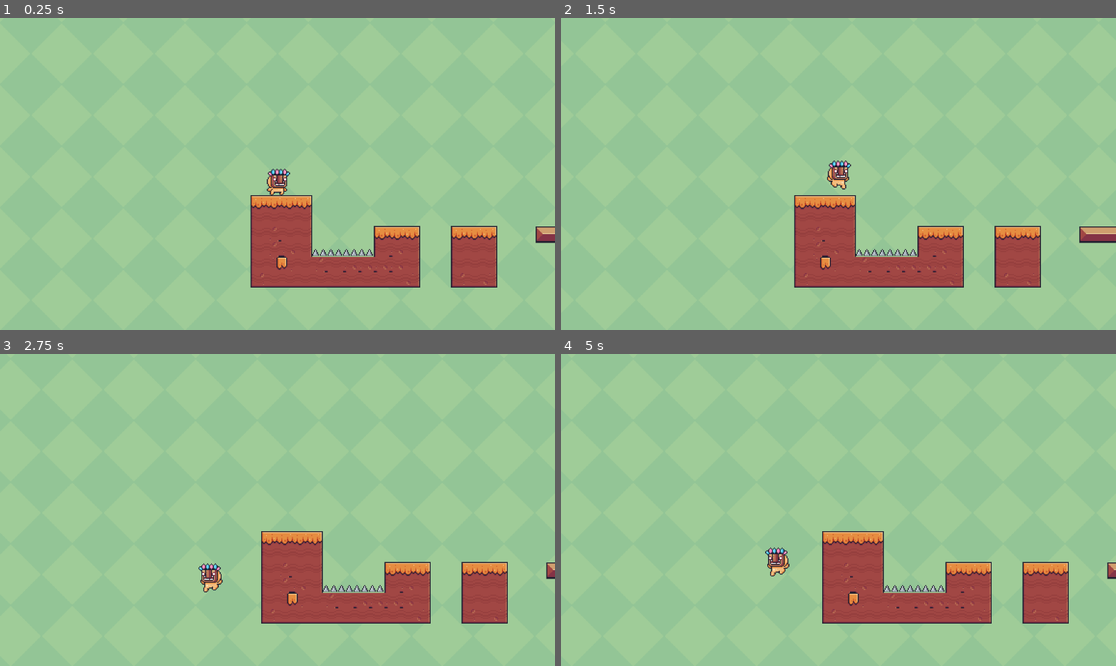
Above: before the commit, frames 1-4 (two rows, left to right).
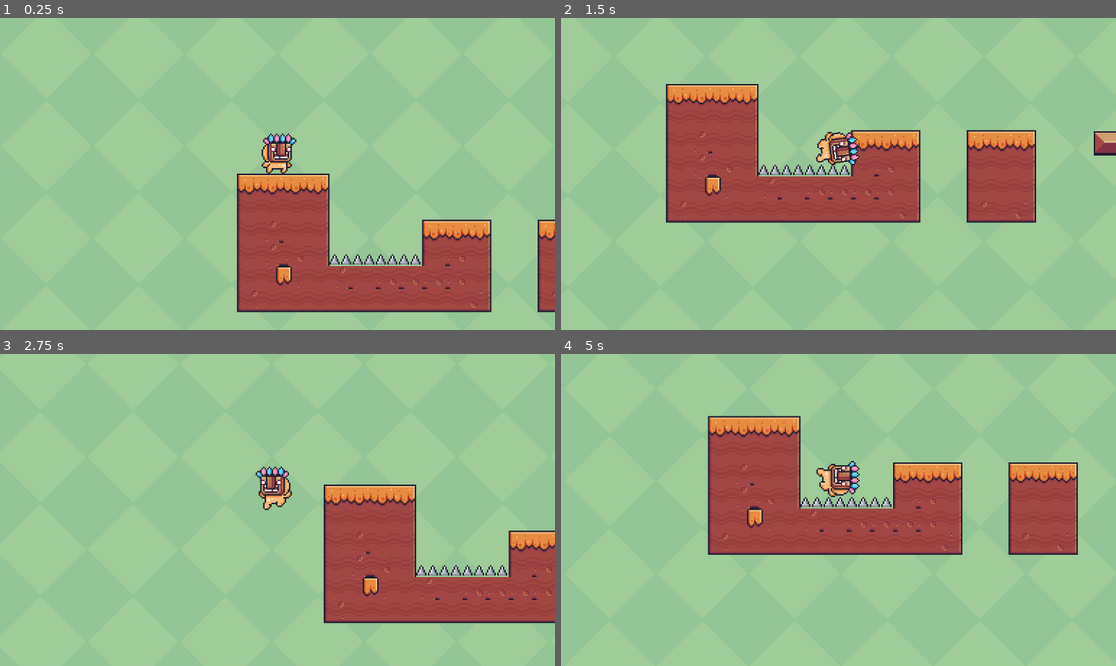
Above: after the commit, the same moments.

Repository: Alex-Stoilov-Dev/Plovdiv-Game-Jam-2026
Game: Godot game, scene res://scenes/level_1.tscn
Same seed, same stepped clock (60 frames per second), same inputs: the game is played once before the commit and once after it.
Inputs (mouse positions are in pixels of both pictures, inside the frame that each line leads up to):
- Up to frame 1 (0.25 s): no input
- Up to frame 2 (1.5 s): tap Enter (ui_accept) at 0.5, 1.35 s; move the mouse to (960, 158) at 0.52 s; hold Enter (ui_accept) 0.53-1.28 s; hold D (ui_right) from 0.53 s (still down); tap Shift (dash) at 0.6 s; click (960, 158) at 0.67 s; move the mouse to (727, 189) at 1.27 s; click (727, 189) at 1.42 s
- Up to frame 3 (2.75 s): tap Enter (ui_accept) at 1.52, 1.82 s; tap Shift (dash) at 1.55, 2.1 s; move the mouse to (333, 441) at 2.02 s; release D (ui_right) at 2.03 s; hold A (ui_left) from 2.03 s (still down); hold Enter (ui_accept) from 2.03 s (still down); click (333, 441) at 2.17 s
- Up to frame 4 (5 s): move the mouse to (810, 572) at 2.77 s; release A (ui_left) at 2.78 s; release Enter (ui_accept) at 2.78 s; hold D (ui_right) 2.78-4.28 s; tap Shift (dash) at 2.85, 4.35 s; click (810, 572) at 2.92 s; tap Enter (ui_accept) at 3.02, 3.32, 4.52, 4.82 s; move the mouse to (1005, 556) at 3.52 s; hold Enter (ui_accept) 3.53-4.28 s; click (1005, 556) at 3.67 s; tap Escape (ui_cancel) at 4.15 s; move the mouse to (672, 463) at 4.27 s; hold A (ui_left) from 4.28 s (still down); click (672, 463) at 4.42 s

The runs differ from the first frame. In frame 1, 12% of the frame differs, in the area x 42-100%, y 36-95%; in frame 2, 26%, in the area x 18-100%, y 21-87%; in frame 3, 14%; in frame 4, 25%.

Commit message:
Final version

Diff:
--- a/scenes/character_body_2d.gd
+++ b/scenes/character_body_2d.gd
@@ -1,5 +1,7 @@
 extends CharacterBody2D
 
-var animated_sprited = $AnimatedSprite2D
+@onready var animated_sprite = $AnimatedSprite2D
 
-animated_sprite.
+func _process(delta):
+
+	pass
--- a/scenes/level_1.tscn
+++ b/scenes/level_1.tscn
@@ -331,16 +331,6 @@
 z_index = 5
 position = Vector2(-4, -16)
 
-[node name="Camera2D" type="Camera2D" parent="Player" unique_id=101693349]
-position = Vector2(0, -2)
-scale = Vector2(0.16312145, 0.42167255)
-zoom = Vector2(2, 2)
-limit_left = -303
-limit_top = -1000
-limit_right = 3165
-limit_bottom = 140
-limit_smoothed = true
-
 [node name="TileMap" type="TileMap" parent="." unique_id=1321136188]
 tile_set = SubResource("TileSet_pa8r4")
 format = 2
@@ -564,3 +554,7 @@
 stream = ExtResource("7_go7sj")
 volume_db = -7.0
 autoplay = true
+
+[node name="FallZone" type="Area2D" parent="." unique_id=1537519792]
+
+[node name="CollisionShape2D" type="CollisionShape2D" parent="FallZone" unique_id=326743522]
--- a/scenes/level_2.tscn
+++ b/scenes/level_2.tscn
@@ -386,16 +386,6 @@
 [node name="Player" parent="." unique_id=625552781 instance=ExtResource("2_eqxsl")]
 position = Vector2(-1042, 142)
 
-[node name="Camera2D" type="Camera2D" parent="Player" unique_id=1772139965]
-position = Vector2(0, -2)
-scale = Vector2(0.16312145, 0.42167255)
-zoom = Vector2(2, 2)
-limit_left = -1105
-limit_top = -870
-limit_right = 2363
-limit_bottom = 270
-limit_smoothed = true
-
 [node name="platform_metal" parent="." unique_id=335329948 instance=ExtResource("7_gw3os")]
 position = Vector2(554, -65)
 
--- /dev/null
+++ b/scenes/level_3.gd
@@ -0,0 +1,15 @@
+extends Node2D
+
+@onready var character = %AnimatedSprite2D
+
+func _physics_process(_delta: float) -> void:
+	# Проверяваме дали човечето съществува
+	if character:
+		character.flip_h = true
+		character.play("idel")
+		character.z_index = 10
+		character.global_position = Vector2(1485, 505)
+
+	# Излизане от играта с ESC
+	if Input.is_action_just_pressed("ui_cancel"):
+		get_tree().quit()
--- a/scenes/level_3.tscn
+++ b/scenes/level_3.tscn
@@ -1,23 +1,9 @@
 [gd_scene format=3 uid="uid://d2a8pns8c57ba"]
 
+[ext_resource type="Script" uid="uid://c3benu22vxp7b" path="res://scenes/level_3.gd" id="1_1pn4d"]
 [ext_resource type="Texture2D" uid="uid://b6r4kwg3rvl41" path="res://assets/Main Characters/Mask Dude/Idle (32x32).png" id="1_70nk6"]
 [ext_resource type="Texture2D" uid="uid://cwq1qe5ws80js" path="res://assets/Background/Pink.png" id="2_h23n6"]
 [ext_resource type="AudioStream" uid="uid://d3lel72qy7eyk" path="res://assets/Music/hope.ogg" id="3_uwxec"]
-
-[sub_resource type="GDScript" id="GDScript_tft0k"]
-script/source = "extends CharacterBody2D
-
-
-const SPEED = 300.0
-const JUMP_VELOCITY = -400.0
-
-@onready var animated_sprite = $AnimatedSprite2D
-
-func _physics_process(delta: float) -> void:
-
-	animated_sprite.flip_h = true;
-	animated_sprite.play(\"idel\")
-"
 
 [sub_resource type="AtlasTexture" id="AtlasTexture_70nk6"]
 atlas = ExtResource("1_70nk6")
@@ -104,11 +90,71 @@
 "speed": 14.0
 }]
 
+[sub_resource type="GDScript" id="GDScript_tft0k"]
+script/source = "extends Node2D  # Промени го от CharacterBody2D на Node2D
+
+@onready var character = %AnimatedSprite2D # Използвай уникалното име
+
+func _physics_process(_delta: float) -> void:
+	if character: # ТАЗИ ПРОВЕРКА СПИРА КРАША
+		character.flip_h = true
+		character.play(\"idel\")
+		character.z_index = 10
+		character.position = Vector2(1485, 505)
+
+	# Излизане от играта с ESC
+	if Input.is_action_just_pressed(\"ui_cancel\"):
+		get_tree().quit()
+"
+
 [node name="level_3" type="Node2D" unique_id=976684267]
+script = ExtResource("1_1pn4d")
 
-[node name="Label" type="Label" parent="." unique_id=1117553500]
-offset_right = 250.0
-offset_bottom = 283.0
+[node name="AnimatedSprite2D" type="AnimatedSprite2D" parent="." unique_id=2056102449]
+unique_name_in_owner = true
+top_level = true
+z_index = 10
+position = Vector2(598, 284)
+sprite_frames = SubResource("SpriteFrames_ax3dk")
+animation = &"idel"
+autoplay = "idel"
+frame_progress = 0.6306098
+
+[node name="CharacterBody2D" type="CharacterBody2D" parent="." unique_id=649281644]
+position = Vector2(601, 290)
+scale = Vector2(4, 4)
+script = SubResource("GDScript_tft0k")
+
+[node name="AudioStreamPlayer" type="AudioStreamPlayer" parent="." unique_id=433947729]
+stream = ExtResource("3_uwxec")
+volume_db = -7.0
+pitch_scale = 0.9
+autoplay = true
+
+[node name="CanvasLayer" type="CanvasLayer" parent="." unique_id=397613242]
+
+[node name="TextureRect" type="TextureRect" parent="CanvasLayer" unique_id=314120808]
+z_index = -4096
+anchors_preset = 15
+anchor_right = 1.0
+anchor_bottom = 1.0
+grow_horizontal = 2
+grow_vertical = 2
+texture = ExtResource("2_h23n6")
+stretch_mode = 1
+
+[node name="Label" type="Label" parent="CanvasLayer" unique_id=1117553500]
+anchors_preset = 8
+anchor_left = 0.5
+anchor_top = 0.5
+anchor_right = 0.5
+anchor_bottom = 0.5
+offset_left = -171.5
+offset_top = -185.5
+offset_right = 171.5
+offset_bottom = 185.5
+grow_horizontal = 2
+grow_vertical = 2
 theme_type_variation = &"GraphFrameTitleLabel"
 text = "Thank you for playing our game.
 
@@ -121,32 +167,3 @@
 - Denis Mehmed
 - Mariqn Gerchev
 "
-
-[node name="CharacterBody2D" type="CharacterBody2D" parent="." unique_id=649281644]
-position = Vector2(250, 115)
-script = SubResource("GDScript_tft0k")
-
-[node name="AnimatedSprite2D" type="AnimatedSprite2D" parent="CharacterBody2D" unique_id=2056102449]
-sprite_frames = SubResource("SpriteFrames_ax3dk")
-animation = &"idel"
-autoplay = "idel"
-frame_progress = 0.15688983
-
-[node name="Camera2D" type="Camera2D" parent="CharacterBody2D" unique_id=1626899066]
-scale = Vector2(1.0992805, 2.17119)
-zoom = Vector2(2, 2)
-
-[node name="TextureRect" type="TextureRect" parent="." unique_id=314120808]
-z_index = -4096
-offset_left = -1357.0
-offset_top = -1385.0
-offset_right = 2988.0
-offset_bottom = 845.0
-texture = ExtResource("2_h23n6")
-stretch_mode = 1
-
-[node name="AudioStreamPlayer" type="AudioStreamPlayer" parent="." unique_id=433947729]
-stream = ExtResource("3_uwxec")
-volume_db = -7.0
-pitch_scale = 0.9
-autoplay = true
--- a/scenes/orange_platform_down.tscn
+++ b/scenes/orange_platform_down.tscn
@@ -1,9 +1,9 @@
 [gd_scene format=3 uid="uid://dt84hjkyrj2yt"]
 
-[ext_resource type="Texture2D" uid="uid://v4ygrl5amul8" path="res://assets/Terrain/Terrain (16x16).png" id="1_s8xo1"]
+[ext_resource type="Texture2D" uid="uid://dr5je30k5om0t" path="res://assets/Terrain/Terrain (16x16).png" id="1_s8xo1"]
 
 [sub_resource type="RectangleShape2D" id="RectangleShape2D_ltfuc"]
-size = Vector2(22, 48)
+size = Vector2(17, 47)
 
 [node name="Orange_Platform_down" type="AnimatableBody2D" unique_id=1294407174]
 
@@ -13,6 +13,5 @@
 region_rect = Rect2(239, 0, 18, 49)
 
 [node name="CollisionShape2D" type="CollisionShape2D" parent="." unique_id=1440766059]
-position = Vector2(-1, 0)
+position = Vector2(-0.5, -0.5)
 shape = SubResource("RectangleShape2D_ltfuc")
-one_way_collision = true
--- a/scenes/player.tscn
+++ b/scenes/player.tscn
@@ -287,6 +287,32 @@
 
 [node name="dash_again_timer" type="Timer" parent="." unique_id=1469177100]
 
+[node name="CanvasLayer" type="CanvasLayer" parent="." unique_id=1665057782]
+process_mode = 3
+layer = 100
+
+[node name="DeathLabel" type="Label" parent="CanvasLayer" unique_id=1678215687]
+process_mode = 3
+visible = false
+anchors_preset = 8
+anchor_left = 0.5
+anchor_top = 0.5
+anchor_right = 0.5
+anchor_bottom = 0.5
+offset_left = -65.0
+offset_top = -34.5
+offset_right = 65.0
+offset_bottom = 34.5
+grow_horizontal = 2
+grow_vertical = 2
+theme_override_font_sizes/font_size = 50
+text = "U DIE"
+horizontal_alignment = 1
+vertical_alignment = 1
+
+[node name="Camera2D" type="Camera2D" parent="." unique_id=913284589]
+zoom = Vector2(3, 3)
+
 [connection signal="area_entered" from="Area2D" to="." method="_on_area_2d_area_entered"]
 [connection signal="timeout" from="dash_timer" to="." method="_on_dash_time_timeout"]
 [connection signal="timeout" from="dash_again_timer" to="." method="_on_dash_again_timer_timeout"]
--- a/scripts/area_2d.gd
+++ b/scripts/area_2d.gd
@@ -1,4 +1,8 @@
 extends Area2D
+
 @onready var timer = $Timer
-func _on_body_entered(body):
-	get_tree().reload_current_scene()
+
+func _on_body_entered(_body):
+	# Изтрихме reload_current_scene()
+	# Сега този скрипт не прави нищо и оставя Player.gd да се погрижи за смъртта
+	pass
--- a/scripts/area_mask_1.gd
+++ b/scripts/area_mask_1.gd
@@ -1,4 +1,4 @@
 extends Area2D
 
-func _on_body_entered(body: Node2D):
+func _on_body_entered(_body: Node2D):
 	queue_free()
--- a/scripts/area_mask_2.gd
+++ b/scripts/area_mask_2.gd
@@ -1,4 +1,4 @@
 extends Area2D
 
-func _on_body_entered(body: Node2D) -> void:
+func _on_body_entered(_body: Node2D) -> void:
 	queue_free()
--- a/scripts/area_mask_3.gd
+++ b/scripts/area_mask_3.gd
@@ -10,5 +10,5 @@
 
 		var next_level_path = FILE_BEGIN + str(next_level_number) + ".tscn"
 		print(next_level_path)
-		get_tree().change_scene_to_file(next_level_path)
-		queue_free()
+		get_tree().call_deferred("change_scene_to_file", next_level_path)
+		call_deferred("queue_free")
--- a/scripts/killzone.gd
+++ b/scripts/killzone.gd
@@ -1,7 +1,10 @@
 extends Area2D
+
 @onready var timer = $Timer
-func _on_body_entered(body):
+
+func _on_body_entered(_body):
 	print("You DIED")
 	timer.start()
-func _on_timer_timeout()
+
+func _on_timer_timeout():
 	get_tree().reload_current_scene()
--- a/scripts/player.gd
+++ b/scripts/player.gd
@@ -1,20 +1,28 @@
 extends CharacterBody2D
-
 
 const SPEED = 120
 const JUMP_VELOCITY = -310.0
+const DASH_SPEED = 900.0
 
-const DASH_SPEED = 900.0
 var dashing = false
 var has_dash_ability = false
 var can_dash = true
+
 var dash_timer: Timer
 var dash_again_timer: Timer
 
 var can_double_jump = false
-var jumps = 2;
+var jumps = 2
+var is_dead = false
+
+@onready var animated_sprite = $AnimatedSprite2D
+@onready var death_label = $CanvasLayer/DeathLabel
+@onready var camera = $Camera2D # Референция към твоята камера
 
 func _ready():
+	process_mode = Node.PROCESS_MODE_ALWAYS
+
+	# Конфигурация на таймерите
 	dash_timer = Timer.new()
 	dash_timer.wait_time = 0.2
 	dash_timer.one_shot = true
@@ -27,89 +35,128 @@
 	dash_again_timer.timeout.connect(_on_dash_again_timer_timeout)
 	add_child(dash_again_timer)
 
-@onready var animated_sprite = $AnimatedSprite2D
-@onready var player = $CharacterBody2D
+	if death_label:
+		death_label.visible = false
 
 func _physics_process(delta: float) -> void:
+	if is_dead:
+		# Спираме физиката напълно, за да не пада под мапа
+		velocity = Vector2.ZERO
+		return
 
-	# 1. Add gravity
 	if not is_on_floor():
 		if not dashing:
 			velocity += get_gravity() * delta
-			animated_sprite.play("fall")
 	else:
 		jumps = 2
 
-		if Input.is_action_just_pressed("dash") and can_dash and has_dash_ability:
-			dashing = true
-			can_dash = false
-			$dash_timer.start()
-			$dash_again_timer.start()
-			animated_sprite.play("run")
+	# АВТОМАТИЧНА ПРОВЕРКА ЗА ПАДАНЕ В ДУПКА (ако няма FallZone)
+	if position.y > 1500: # Ако падне твърде ниско
+		die()
 
-	# Handle jump.
+	# DASH ЛОГИКА
+	var dash_pressed = Input.is_action_just_pressed("dash") or Input.is_key_pressed(KEY_SHIFT)
+	if dash_pressed and can_dash and has_dash_ability:
+		dashing = true
+		can_dash = false
+		dash_timer.start()
+		dash_again_timer.start()
+
+	# JUMP ЛОГИКА
 	if Input.is_action_just_pressed("ui_accept"):
 		if is_on_floor():
-			# Normal First Jump
 			velocity.y = JUMP_VELOCITY
 			animated_sprite.play("jump")
 			jumps -= 1
-
 		elif jumps > 0 and can_double_jump:
-			# Double Jump (in the air)
+			velocity.y = JUMP_VELOCITY
 			animated_sprite.play("double_jump")
-			velocity.y = JUMP_VELOCITY
 			jumps -= 1
 
-	# Get the input direction and handle the movement/deceleration.
-	# As good practice, you should replace UI actions with custom gameplay actions.
 	var direction := Input.get_axis("ui_left", "ui_right")
-	if direction:
-		if dashing:
-			velocity.x = (-1 if animated_sprite.flip_h else 1) * DASH_SPEED
-			velocity.y = 0
-		else:
-			velocity.x = direction * SPEED
-	else:
-		velocity.x = move_toward(velocity.x, 0, SPEED)
+
 	if direction > 0:
 		animated_sprite.flip_h = false
-		animated_sprite.play("run")
 	elif direction < 0:
 		animated_sprite.flip_h = true
-		animated_sprite.play("run")
-
-	if direction > 0 and not is_on_floor():
-		animated_sprite.flip_h = false
-		animated_sprite.play("fall")
-	elif direction < 0 and not is_on_floor():
-		animated_sprite.flip_h = true
-		animated_sprite.play("fall")
-	if direction == 0:
-		animated_sprite.play("idle")
 
 	if dashing:
-		var dash_dir = direction
-		if dash_dir == 0:
-			dash_dir = -1 if animated_sprite.flip_h else 1
-
+		var dash_dir = -1 if animated_sprite.flip_h else 1
 		velocity.x = dash_dir * DASH_SPEED
 		velocity.y = 0
-	if direction:
-		velocity.x = direction * SPEED
 	else:
-		velocity.x = move_toward(velocity.x, 0, SPEED)
+		if direction != 0:
+			velocity.x = direction * SPEED
+		else:
+			velocity.x = move_toward(velocity.x, 0, SPEED)
+
+		_update_animations(direction)
 
 	move_and_slide()
 
+func _update_animations(direction):
+	if is_on_floor():
+		if direction != 0:
+			animated_sprite.play("run")
+		else:
+			animated_sprite.play("idle")
+	else:
+		if velocity.y > 0:
+			animated_sprite.play("fall")
+
+@warning_ignore("return_value_discarded")
+
+func _input(event):
+	if is_dead and get_tree().paused:
+		if (event is InputEventMouseButton and event.pressed) or event.is_action_pressed("ui_accept"):
+			get_tree().paused = false
+			get_tree().reload_current_scene()
+
+func apply_shake():
+	if camera:
+		for i in range(10):
+			camera.offset = Vector2(randf_range(-5, 5), randf_range(-5, 5))
+			await get_tree().create_timer(0.02, true, false, true).timeout
+		camera.offset = Vector2.ZERO
+
+func die():
+	if is_dead: return
+	is_dead = true
+
+	# СПИРАМЕ ГЕРОЯ ВЕДНАГА
+	velocity = Vector2.ZERO
+
+	apply_shake()
+
+	# Анимация на завъртане
+	var tween = create_tween()
+	tween.tween_property(animated_sprite, "rotation", deg_to_rad(90), 0.2)
+
+	# Малко изчакване преди паузата
+	await get_tree().create_timer(0.3, true, false, true).timeout
+
+	if death_label:
+		death_label.text = "U DIE\nClick to Restart"
+		death_label.show()
+
+	get_tree().paused = true
+
 func _on_area_2d_area_entered(area: Area2D):
 	if area.name == "area_mask_1":
-		can_double_jump = true;
+		can_double_jump = true
 	if area.name == "area_mask_2":
-		can_dash = true;
-		has_dash_ability = true;
+		has_dash_ability = true
+		can_dash = true
 
-#make it stop dashing
+	# Подобрена проверка за смърт
+	var area_name = area.name.to_lower()
+	if area_name.contains("spikes") or area_name.contains("killerzone") or area_name.contains("fallzone") or area.name == "Area2D":
+		die()
+
+	if area.name == "Portal":
+		# Провери дали името на сцената за левел 2 е точно такова
+		get_tree().change_scene_to_file("res://scenes/level_2.tscn")
+
 func _on_dash_time_timeout() -> void:
 	dashing = false
 
--- a/scripts/portal_to_final_level.gd
+++ b/scripts/portal_to_final_level.gd
@@ -9,4 +9,4 @@
 		var next_level_number = current_scene_file.to_int() + 1
 
 		var next_level_path = FILE_BEGIN + str(next_level_number) + ".tscn"
-		get_tree().change_scene_to_file(next_level_path)
+		get_tree().call_deferred("change_scene_to_file", next_level_path)
Not shown: 1 places in scenes/area_mask_2.tscn that only renumber resources
Not shown: 1 places in scenes/game.tscn that only renumber resources
Not shown: 1 places in scenes/level_1.tscn that only renumber resources
Not shown: 1 places in scenes/level_2.tscn that only renumber resources
Not shown, added: scenes/level_3.gd.uid
Not shown: 1 places in scenes/orange_platform.tscn that only renumber resources
Not shown: 1 places in scenes/player.tscn that only renumber resources
Not shown: 1 places in scenes/spikes.tscn that only renumber resources
